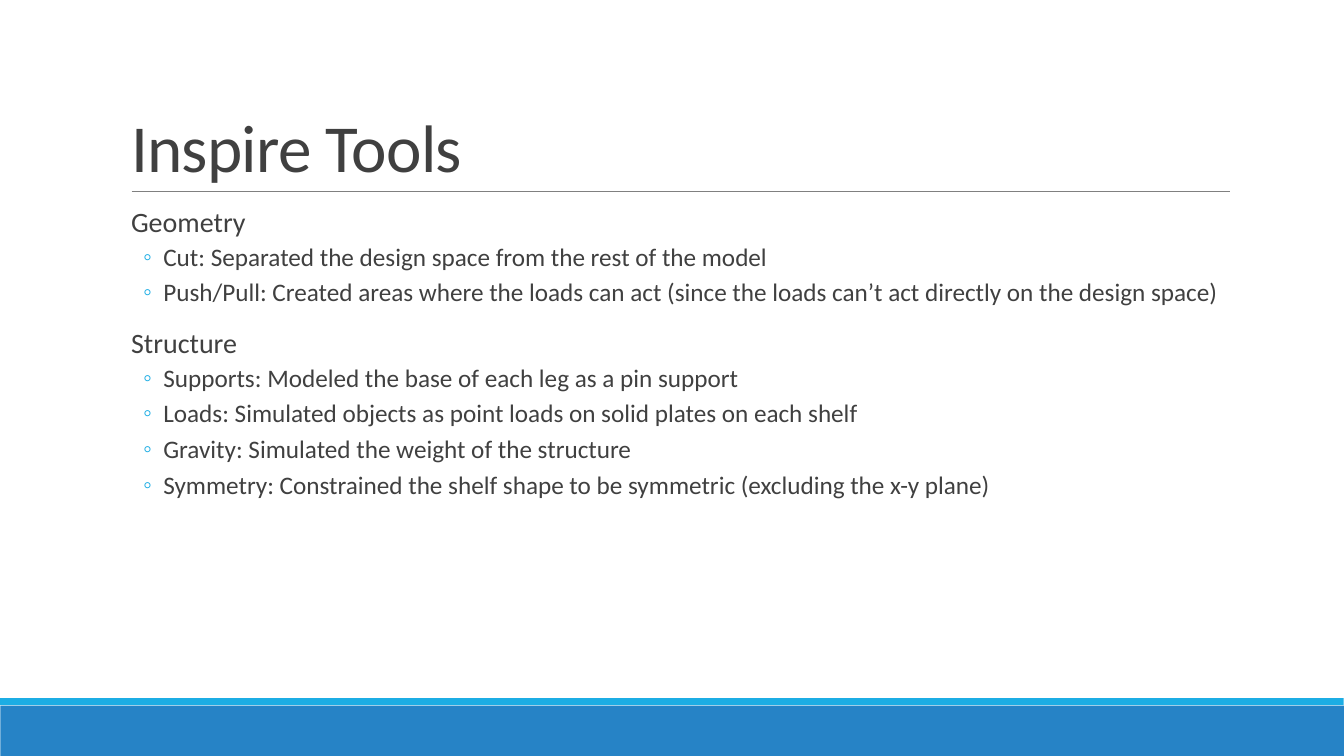
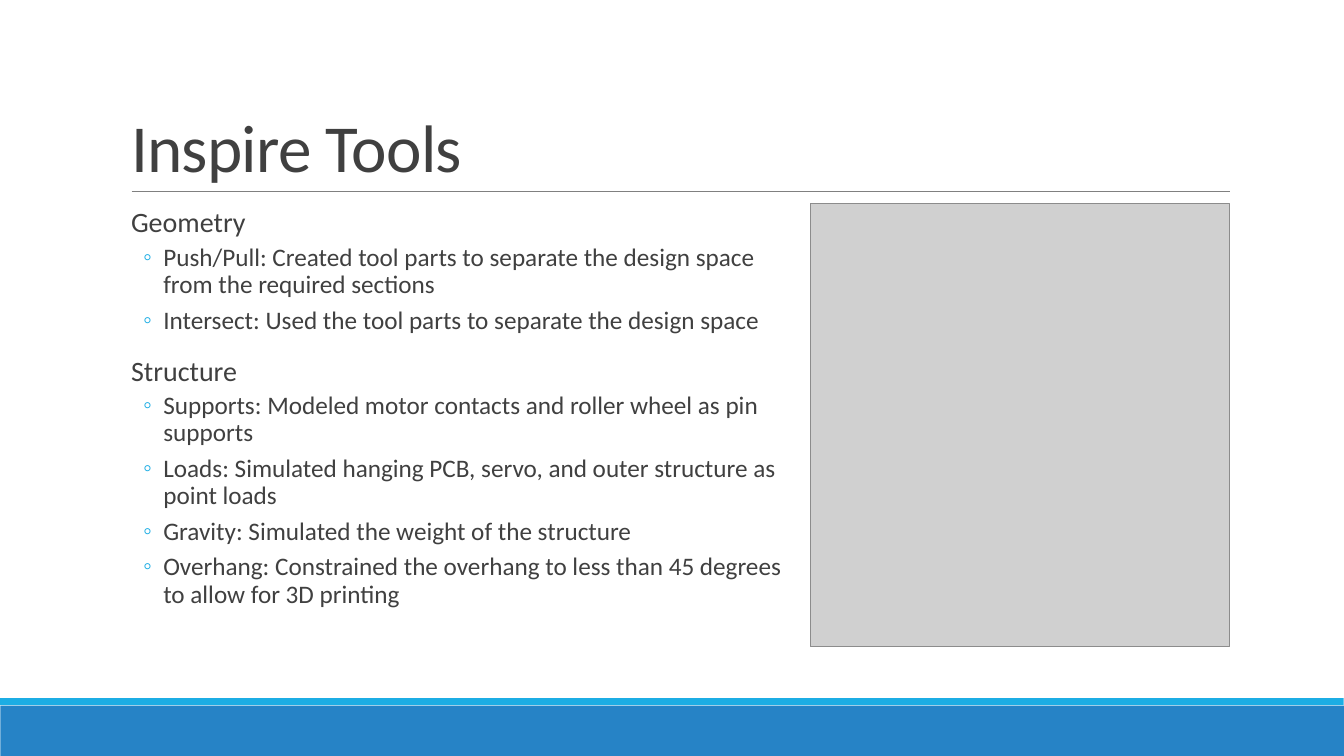
Before and after one commit to BYU-ME-578/hw7-2019-lcwilley, a slide deck: slide 3 of presentation.pptx. Drawn at 1344x756 pixels with LibreOffice and Linux fonts; fonts in the diff are those of the drawing; grey boxes stand for pictures. Boxes give left, top, right and bottom in pixels: in the first picture for what was removed or moved away, otherwise in the second. Text is boxed around its words. In the diff, an @@ line names an element or a change of style, - is before the commit and + after.

```diff
--- a/presentation.pptx
+++ b/presentation.pptx
@@ picture added at (x1=811, y1=204, x2=1230, y2=647) @@
@@ text at (x1=163, y1=248, x2=758, y2=334): text changed @@
-  ◦ Cut: Separated the design space from the rest of the model
-  ◦ Push/Pull: Created areas where the loads can act (since the loads can’t act directly on the design space)
+  ◦ Push/Pull: Created tool parts to separate the design space from the required sections
+  ◦ Intersect: Used the tool parts to separate the design space
@@ text at (x1=163, y1=396, x2=775, y2=508): text changed @@
-  ◦ Supports: Modeled the base of each leg as a pin support
-  ◦ Loads: Simulated objects as point loads on solid plates on each shelf
+  ◦ Supports: Modeled motor contacts and roller wheel as pin supports
+  ◦ Loads: Simulated hanging PCB, servo, and outer structure as point loads
@@ text at (x1=163, y1=557, x2=781, y2=608): text changed @@
-  ◦ Symmetry: Constrained the shelf shape to be symmetric (excluding the x-y plane)
+  ◦ Overhang: Constrained the overhang to less than 45 degrees to allow for 3D printing
```
Also in this commit, not shown: 3 other slides changed, 3 slides added, 1 slide removed, 1 other file.
